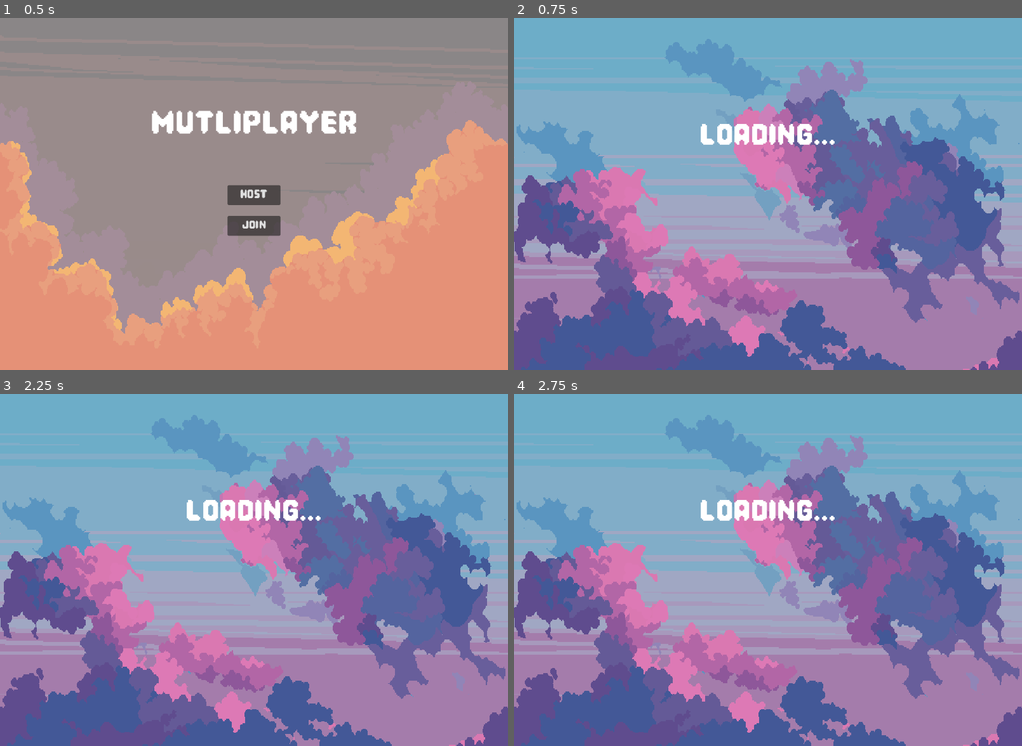
Above: before the commit, frames 1-4 (two rows, left to right).
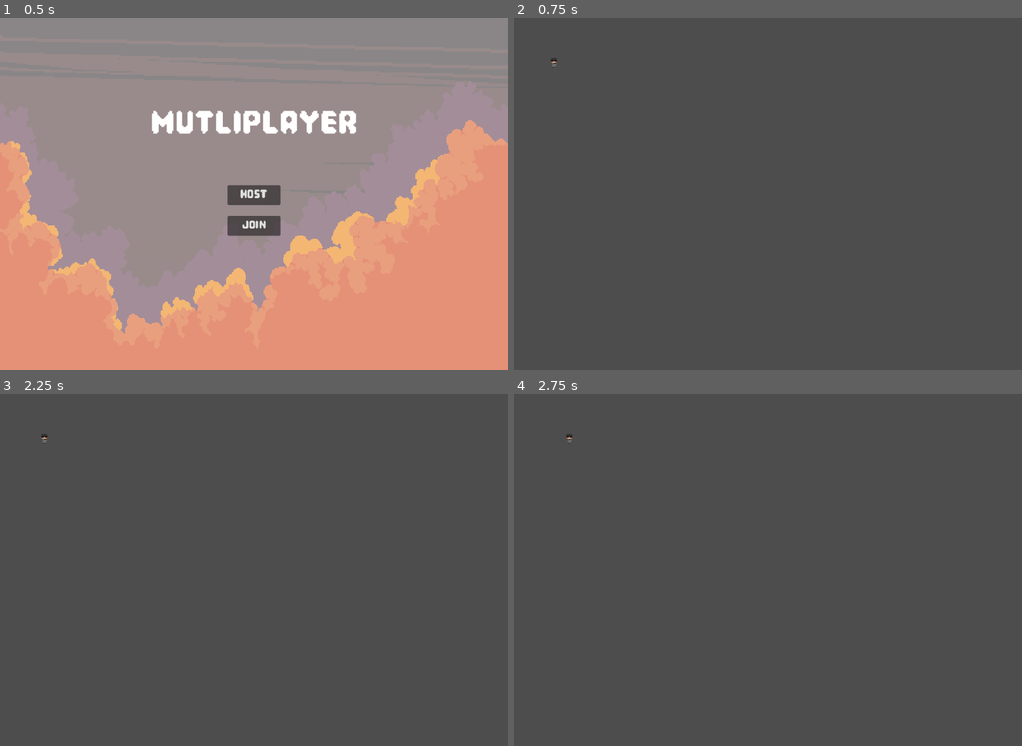
Above: after the commit, the same moments.

Repository: JaviMtz02/SeniorProject2025
Game: Godot game, scene res://Scenes/Menus/multiplayer_menu.tscn
Same seed, same stepped clock (60 frames per second), same inputs: the game is played once before the commit and once after it. This scene is started directly instead of the project's main scene.
Inputs (mouse positions are in pixels of both pictures, inside the frame that each line leads up to):
- Up to frame 1 (0.5 s): no input
- Up to frame 2 (0.75 s): click "host" at 0.5 s
- Up to frame 3 (2.25 s): click (254, 601) at 1.25 s, where only the run before the commit has a clickable "join"; hold Right (right) from 2.03 s (still down); tap Y (deposit) at 2.1 s
- Up to frame 4 (2.75 s): keep holding Right (right)

Frame 1 is identical in both runs. In frame 2, 100% of the frame differs, in the area x 0-100%, y 0-100%; in frame 3, 100%; in frame 4, 100%.

Commit message:
Add players to a "game" instance

Diff:
--- /dev/null
+++ b/Scenes/game.tscn
@@ -0,0 +1,18 @@
+[gd_scene load_steps=2 format=3 uid="uid://21nqia04qxxw"]
+
+[ext_resource type="PackedScene" uid="uid://hriwlaw3dyt6" path="res://Scenes/Network/multiplayer_manager.tscn" id="1_1gml5"]
+
+[node name="Game" type="Node2D"]
+
+[node name="PlayerSpawner" type="MultiplayerSpawner" parent="."]
+_spawnable_scenes = PackedStringArray("res://Scenes/Player/player.tscn")
+spawn_path = NodePath("../Node2D/PlayerSpawnPoint")
+
+[node name="MultiplayerManager" parent="." node_paths=PackedStringArray("_player_spawn_point") instance=ExtResource("1_1gml5")]
+_player_spawn_point = NodePath("../Node2D/PlayerSpawnPoint")
+
+[node name="Node2D" type="Node2D" parent="."]
+
+[node name="MapSpawnPoint" type="Node2D" parent="Node2D"]
+
+[node name="PlayerSpawnPoint" type="Node2D" parent="Node2D"]
--- a/Scripts/Multiplayer/multiplayer_manager.gd
+++ b/Scripts/Multiplayer/multiplayer_manager.gd
@@ -4,7 +4,11 @@
 
 var _multiplayer_scene = preload("res://Scenes/Player/player.tscn")
 
+var _players_in_game: Dictionary = {}
+
 func _ready() -> void:
+	await get_tree().process_frame
+
 	if NetworkManager.is_hosting_game:
 		multiplayer.peer_connected.connect(_client_connected)
 		multiplayer.peer_disconnected.connect(_client_disconnected)
@@ -20,9 +24,16 @@
 	player_to_add.name =  str(network_id)
 	_ready_player(player_to_add)
 
+	_players_in_game[network_id] = player_to_add
+	_player_spawn_point.add_child(player_to_add)
+
 func _remove_player_from_game(network_id: int):
 	print("Removing player to game: %s" % network_id)
-	# Remove player
+	if _players_in_game.has(network_id):
+		var player_to_remove = _players_in_game[network_id]
+		if player_to_remove:
+			player_to_remove.queue_free()
+			_players_in_game.erase(network_id)
 
 func _ready_player(player: Player):
 	player.position = Vector2(randi_range(0, 100),randi_range(0, 100))
--- a/Scripts/multiplayer_menu.gd
+++ b/Scripts/multiplayer_menu.gd
@@ -1,16 +1,19 @@
 extends Control
 
-const LEVEL_SELECT = "res://Scenes/Menus/level_select.tscn"
+const GAME_SCENE = "res://Scenes/game.tscn"
 
 func read():
 	if OS.has_feature("dedicated_server"):
 		print("Calling host mode...")
 		NetworkManager.host_game()
+		get_tree().call_deferred(&"change_scene_to_packed", preload(GAME_SCENE))
 
 func host_game():
 	print("Host game pressed")
 	NetworkManager.host_game()
+	get_tree().call_deferred(&"change_scene_to_packed", preload(GAME_SCENE))
 
 func join_game():
 	print("Join game pressed")
 	NetworkManager.join_game()
+	get_tree().call_deferred(&"change_scene_to_packed", preload(GAME_SCENE))
--- a/Scripts/player.gd
+++ b/Scripts/player.gd
@@ -7,9 +7,6 @@
 	# Get the input direction and handle the movement/deceleration.
 	# As good practice, you should replace UI actions with custom gameplay actions.
 	var direction = Input.get_vector("left", "right", "up", "down")
-	if direction:
-		velocity.x = direction * SPEED
-	else:
-		velocity.x = move_toward(velocity.x, 0, SPEED)
+	velocity = direction * SPEED
 
 	move_and_slide()
Not shown, added: Scenes/Player/pla71BE.tmp
